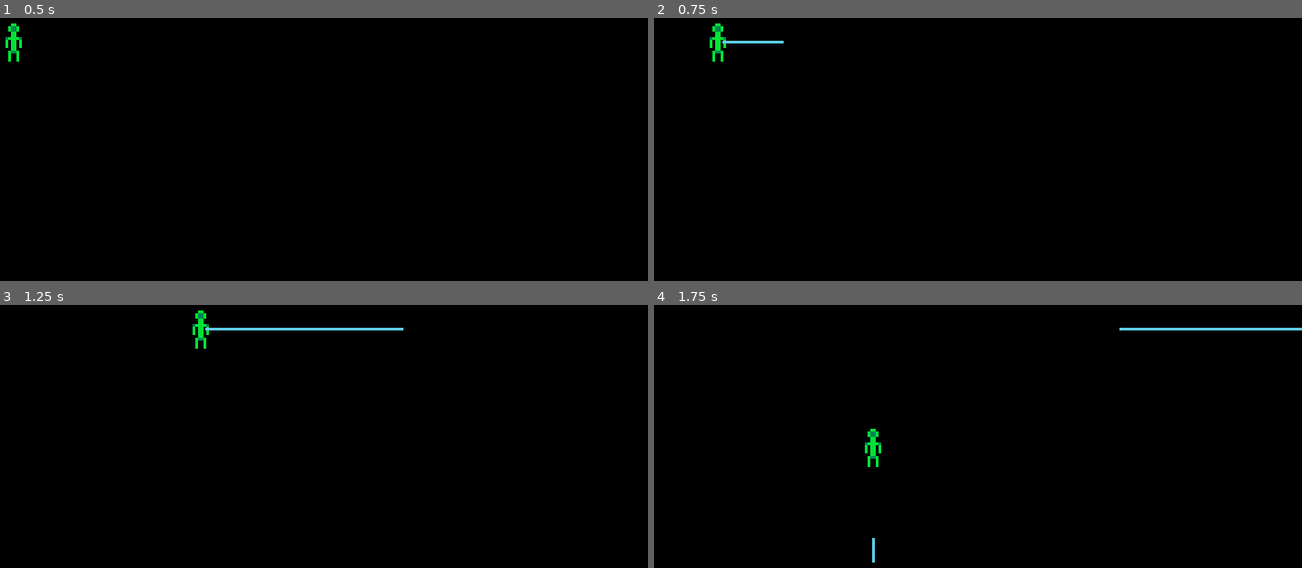
Above: before the commit, frames 1-4 (two rows, left to right).
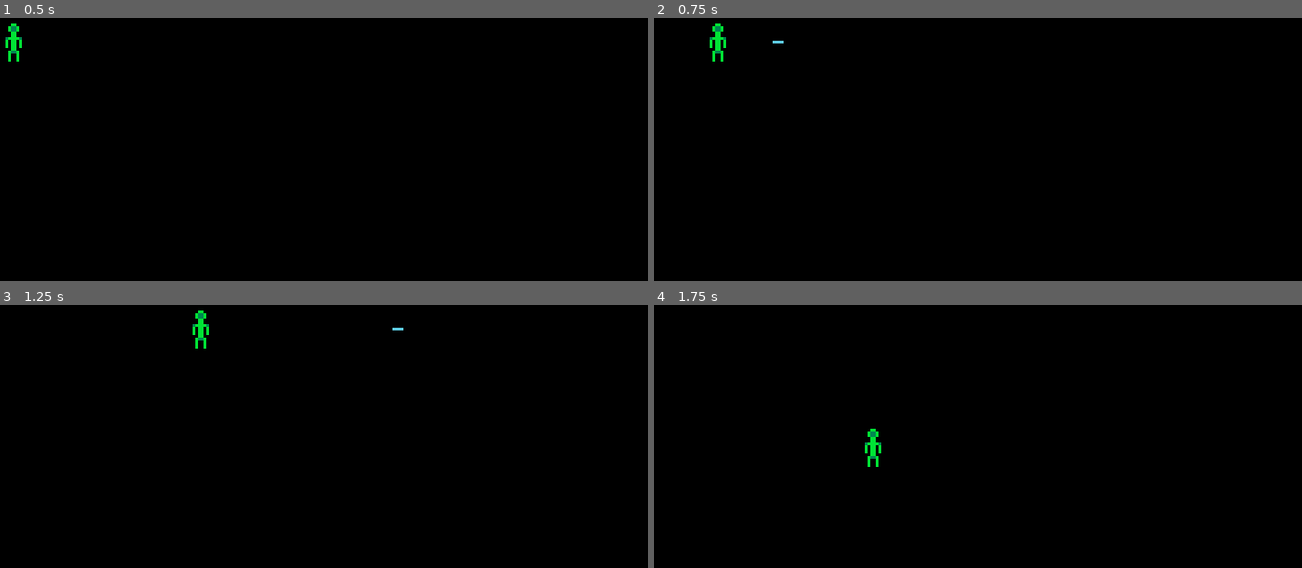
Above: after the commit, the same moments.

Repository: Flirre/GodotGames
Game: Godot game, scene res://Berzerk.tscn
Same seed, same stepped clock (60 frames per second), same inputs: the game is played once before the commit and once after it.
Inputs:
- Up to frame 1 (0.5 s): no input
- Up to frame 2 (0.75 s): tap Enter at 0.5 s; hold Right (move_right) from 0.53 s (still down); hold Space (shoot) from 0.53 s (still down)
- Up to frame 3 (1.25 s): keep holding Right (move_right); keep holding Space (shoot)
- Up to frame 4 (1.75 s): release Right (move_right) at 1.28 s; release Space (shoot) at 1.28 s; hold Down (move_down) from 1.28 s (still down); tap Space (shoot) at 1.35 s

Frame 1 is identical in both runs. In frame 2, less than 0.1% of the frame differs, in the area x 10-19%, y 8-10%; in frame 3, 0.3%; in frame 4, 0.3%, in the area x 33-100%, y 8-98%.

Commit message:
add timer for shooting

Diff:
--- a/berzerk/Player.gd
+++ b/berzerk/Player.gd
@@ -7,6 +7,7 @@
 enum DIRECTIONS {UP, RIGHT, DOWN, LEFT}
 var velocity: Vector2
 export (PackedScene) var Laser
+onready var shootTimer = get_node("ShootTimer")
 signal shoot
 
 
@@ -49,4 +50,6 @@
 
 
 func shoot():
-    emit_signal("shoot", Laser, global_position, player_direction)
+    if shootTimer.time_left == 0:
+        emit_signal("shoot", Laser, global_position, player_direction)
+        shootTimer.start()
--- a/berzerk/Player.tscn
+++ b/berzerk/Player.tscn
@@ -2,7 +2,6 @@
 
 [ext_resource path="res://Player.gd" type="Script" id=1]
 [ext_resource path="res://Player.png" type="Texture" id=2]
-
 
 [sub_resource type="AtlasTexture" id=1]
 atlas = ExtResource( 2 )
@@ -36,3 +35,6 @@
 [node name="CollisionShape2D" type="CollisionShape2D" parent="."]
 position = Vector2( -0.142471, 0.102234 )
 shape = SubResource( 4 )
+
+[node name="ShootTimer" type="Timer" parent="."]
+one_shot = true
